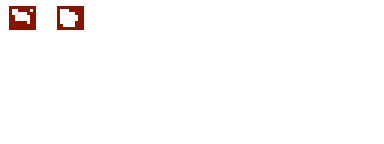
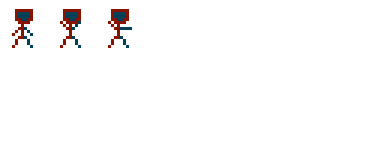
Layered file, before and after one edit (384 x 144). Changes by layer:
painted on "nes_beth_strip.png" over [9, 6, 132, 48]
